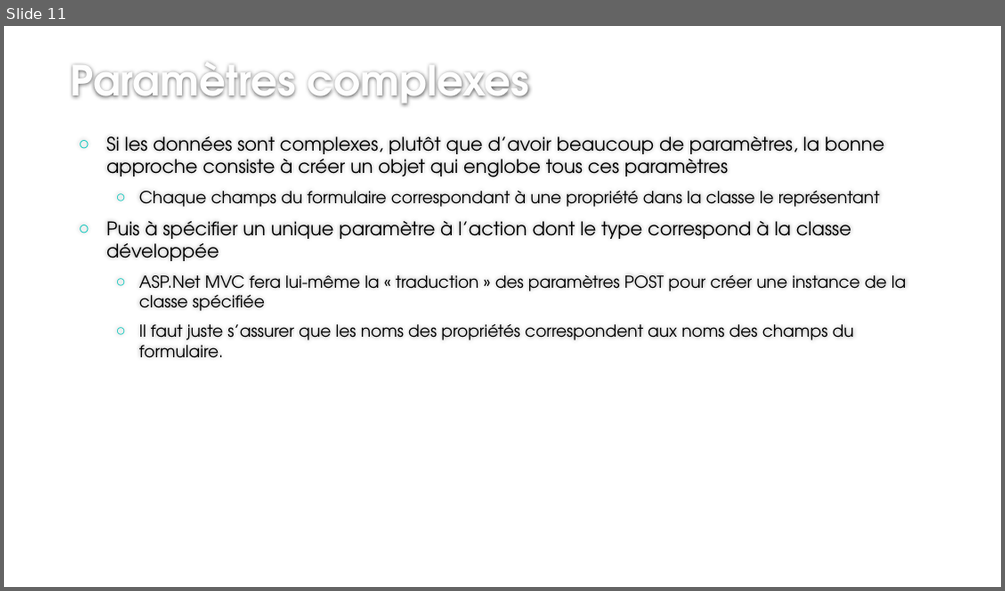
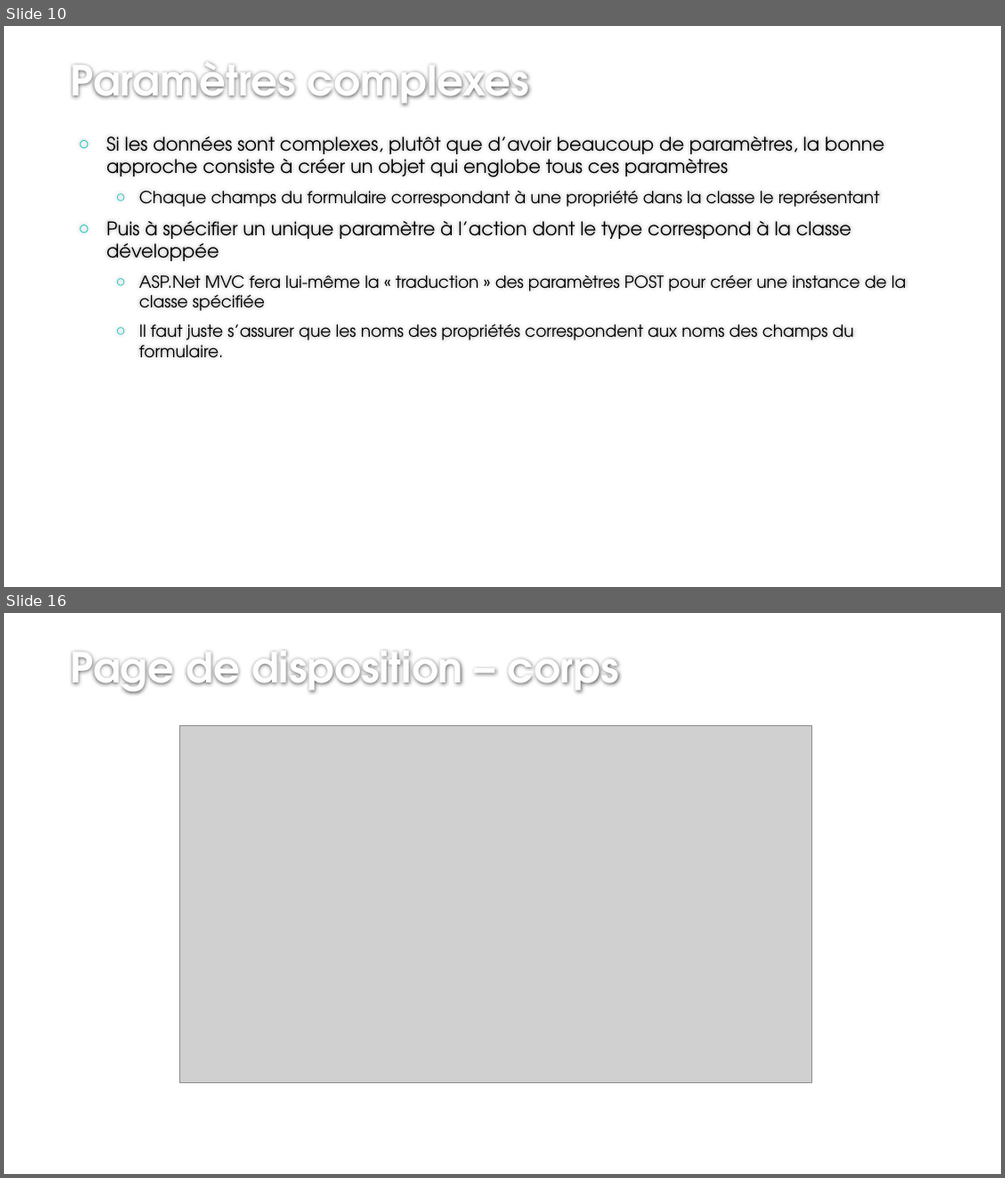
Before and after one commit to jcchalte/PresentationsCCI, a slide deck: 2018-2019/C#/ASP.Net/Cours 2/Introduction au développement Web en ASP - 5 .pptx. Shown one above the other, each under a label of ours: slide 11 before the commit, slides 10 and 16 after it; the slides between them are not shown. The pictures are 1005x591 and 1005x1178 pixels, drawn with LibreOffice and Linux fonts; fonts in the diff are those of the drawing; grey boxes stand for pictures; background and template pictures are left out. Boxes give left, top, right and bottom in pixels: in the first picture for what was removed or moved away, otherwise in the second. Text is boxed around its words. In the diff, an @@ line names an element or a change of style, - is before the commit and + after.

Commit message:
Ajouts page disposition et AJAX

```diff
--- a/2018-2019/C#/ASP.Net/Cours 2/Introduction au développement Web en ASP - 5 .pptx
+++ b/2018-2019/C#/ASP.Net/Cours 2/Introduction au développement Web en ASP - 5 .pptx
@@ slide 16 added at (x1=4, y1=613, x2=1001, y2=1174), background #FFFFFF @@
@@ title added at (x1=71, y1=651, x2=619, y2=694), 40 pt, text #FEFEFE, bold @@
+Page de disposition – corps
@@ picture added at (x1=179, y1=726, x2=811, y2=1083) @@
@@ what was slide 11 is now slide 10 @@
```
Also in this commit, not shown: 1 slide changed, 13 other slides added, 1 slide removed.
